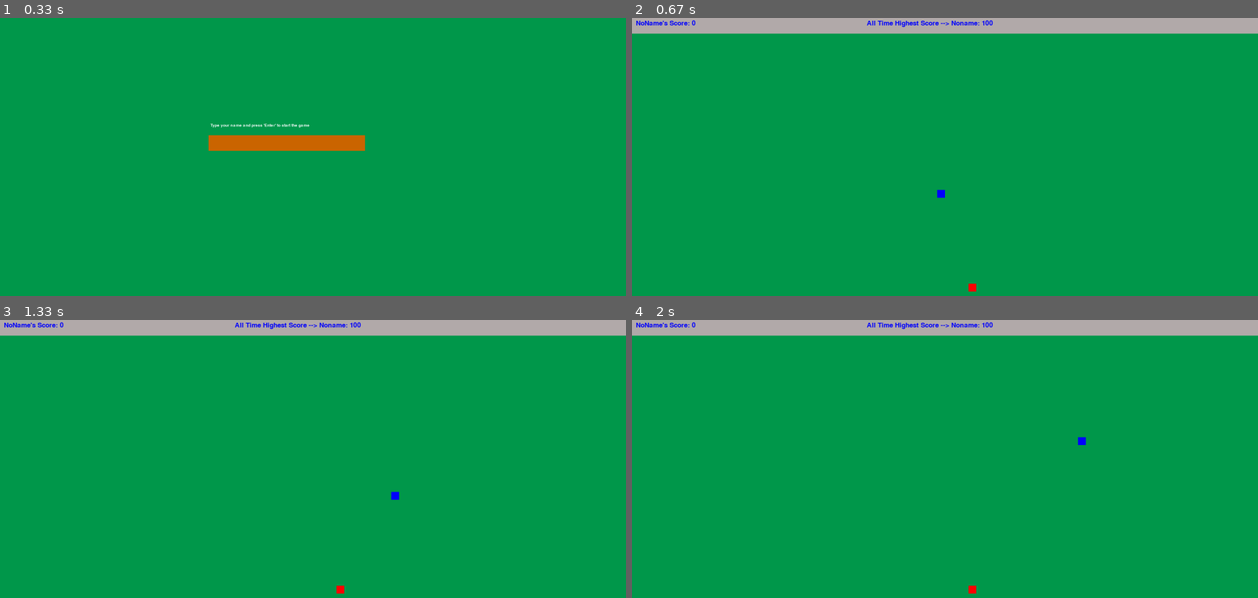
Above: before the commit, frames 1-4 (two rows, left to right).
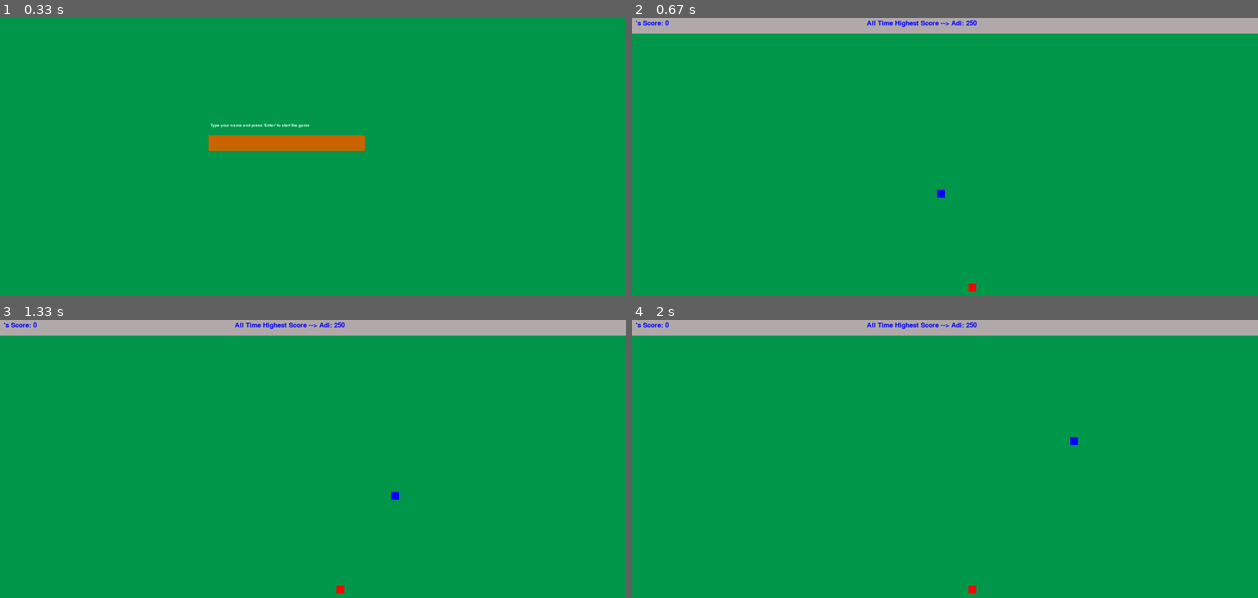
Above: after the commit, the same moments.

Repository: xAdrianCx/PYGAME---SNAKE
Game: pygame game, started from main.py
Two runs of this game, one before a commit and one after it. Both use one fixed random seed, a clock stepped at 60 frames per second and the inputs below.
Inputs:
- Up to frame 1 (0.33 s): no input
- Up to frame 2 (0.67 s): tap Enter at 0.33 s
- Up to frame 3 (1.33 s): hold Right 0.67-1.13 s
- Up to frame 4 (2 s): hold Up 1.33-1.63 s; hold Right from 1.67 s (still down)

Frame 1 is identical in both runs. In frame 2, 0.2% of the frame differs, in the area x 0-58%, y 0-3%; in frame 3, 0.2%; in frame 4, 0.3%, in the area x 0-73%, y 0-45%.

Commit message:
Implemented function ask_for_username to as for a username at the beginning of the game.

Diff:
--- a/game_functions.py
+++ b/game_functions.py
@@ -3,7 +3,7 @@
 import json
 
 
-def check_key_pressed(snake, pnb):
+def check_key_pressed(gs, screen, snake, pnb):
     """ Check which key was pressed."""
     for event in pygame.event.get():
         if event.type == pygame.QUIT:
@@ -17,6 +17,10 @@
                 snake.key_pressed = pygame.K_LEFT
             if event.key == pygame.K_RIGHT:
                 snake.key_pressed = pygame.K_RIGHT
+            if event.key == pygame.K_p:
+                ask_for_username(gs, screen, pnb)
+
+
             if event.key == pygame.K_RETURN:
                 pnb.player_name_list.append(pnb.player_name)
                 pnb.player_name = ""
@@ -27,9 +31,13 @@
 
 
 def check_snake_screen_collisions(snake, sb):
-    if (snake.rect.top == sb.rect_background.bottom) or \
-            (snake.screen_rect.bottom == snake.rect.bottom) or (snake.screen_rect.right == snake.rect.right) or \
-            (snake.screen_rect.left == snake.rect.left):
+    if snake.rect.top < sb.rect_background.bottom:
+        return True
+    if snake.rect.bottom > snake.screen_rect.bottom:
+        return True
+    elif snake.rect.right > snake.screen_rect.right:
+        return True
+    elif snake.rect.left < snake.screen_rect.left:
         return True
 
 
@@ -59,20 +67,26 @@
         bait.update(sb)
 
 
-def draw_screen(gs, screen, clock, snake, bait, sb, pnb):
-    """ Draw everything to screen."""
-
+def ask_for_username(gs, screen, pnb):
+    """ Prompt for a username to be able to track the score."""
+    gs.game_running = False
     if len(pnb.player_name_list) <= 0:
         screen.fill(gs.bg_color)
         pnb.draw_player_name_box()
+        pygame.display.flip()
+
+
+def draw_screen(gs, screen, clock, snake, bait, sb, pnb):
+    """ Draw everything to screen."""
+    if len(pnb.player_name_list) <= 0:
+        screen.fill(gs.bg_color)
+        pnb.draw_player_name_box()
+        pygame.display.flip()
     else:
         screen.fill(gs.bg_color)
         sb.draw_score(pnb)
         bait.draw_bait()
         snake.draw_snake()
         snake.update(sb)
-        print(check_snake_screen_collisions(snake, sb))
-        print(snake.rect.top)
-        print(sb.rect_background.bottom)
         clock.tick(gs.game_speed)
         pygame.display.flip()
--- a/game_stats.py
+++ b/game_stats.py
@@ -61,7 +61,7 @@
         high_score_img = high_score_msg_font.render(high_score_msg, True, "BLUE")
         # Create a score font object.
         score_msg_font = pygame.font.SysFont("Comic Sans", 25)
-        if pnb.player_name_list[0] == "":
+        if len(pnb.player_name_list) == 0:
             score_msg = f"NoName's Score: {self.score}"
         else:
             score_msg = f"{pnb.player_name_list[0]}'s Score: {self.score}"
--- a/main.py
+++ b/main.py
@@ -36,8 +36,8 @@
     bait = Bait(gs, screen, sb)
 
     # Main loop.
-    while True:
-        gf.check_key_pressed(snake, pnb)
+    while gs.game_running:
+        gf.check_key_pressed(gs, screen, snake, pnb)
         gf.draw_screen(gs, screen, clock, snake, bait, sb, pnb)
         gf.update_snake_length(gs, snake, bait, sb, pnb)
         gf.check_snake_screen_collisions(snake, sb)
--- a/scoreboard.json
+++ b/scoreboard.json
@@ -1 +1 @@
-{"NoName": 100}
+{"NoName": 100, "ADI": 250}
--- a/settings.py
+++ b/settings.py
@@ -21,3 +21,4 @@
 
     # Increase game speed.
     game_speed = 20
+    game_running = True
--- a/snake.py
+++ b/snake.py
@@ -19,14 +19,13 @@
 
     def update(self, sb):
         """A method that updates the snake position."""
-        if self.key_pressed == pygame.K_UP and self.rect.top >= self.screen_rect.top + \
-                sb.rect_background.bottom + self.gs.snake_head:
+        if self.key_pressed == pygame.K_UP:
             self.rect.top -= self.gs.snake_speed
-        if self.key_pressed == pygame.K_DOWN and self.rect.bottom <= self.screen_rect.bottom - self.gs.snake_head:
+        if self.key_pressed == pygame.K_DOWN:
             self.rect.bottom += self.gs.snake_speed
-        if self.key_pressed == pygame.K_LEFT and self.rect.left >= self.screen_rect.left + self.gs.snake_head:
+        if self.key_pressed == pygame.K_LEFT:
             self.rect.left -= self.gs.snake_speed
-        if self.key_pressed == pygame.K_RIGHT and self.rect.right <= self.screen_rect.right - self.gs.snake_head:
+        if self.key_pressed == pygame.K_RIGHT:
             self.rect.right += self.gs.snake_speed
 
         self.gs.snake_body.append(self.rect.copy())
